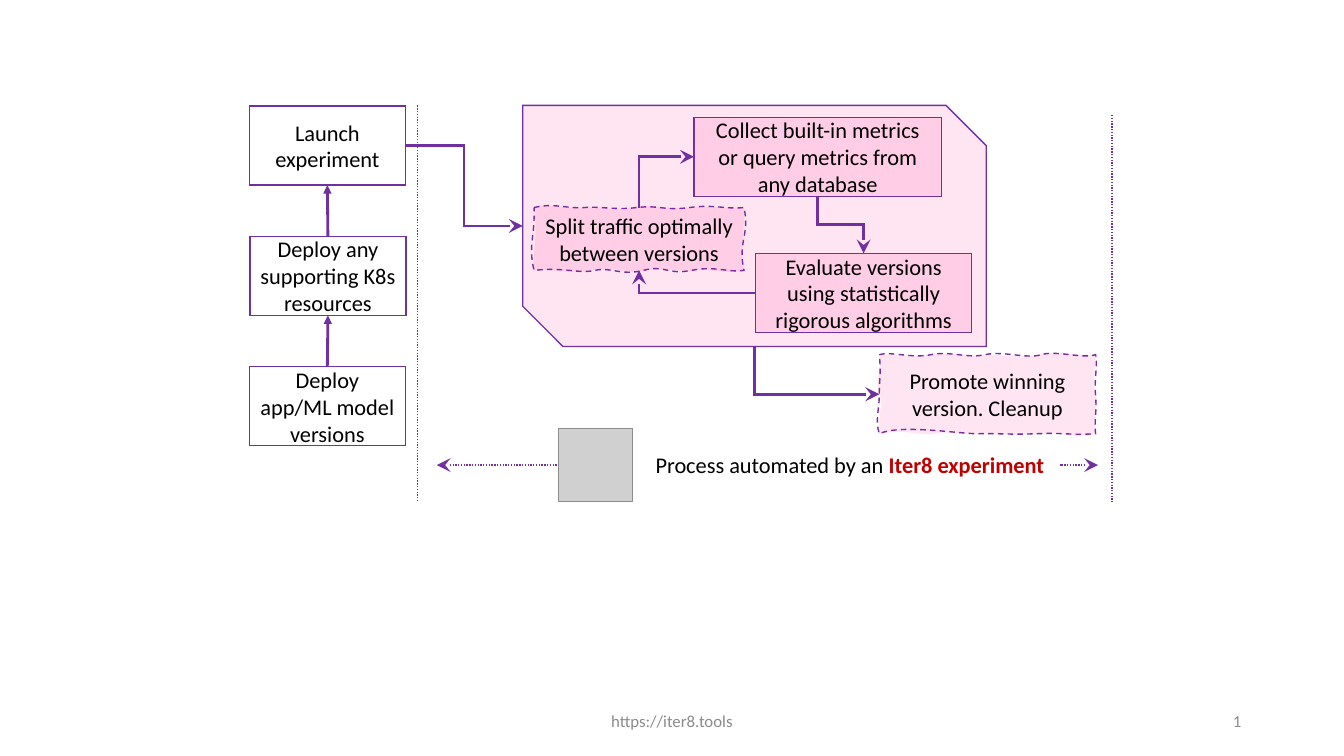
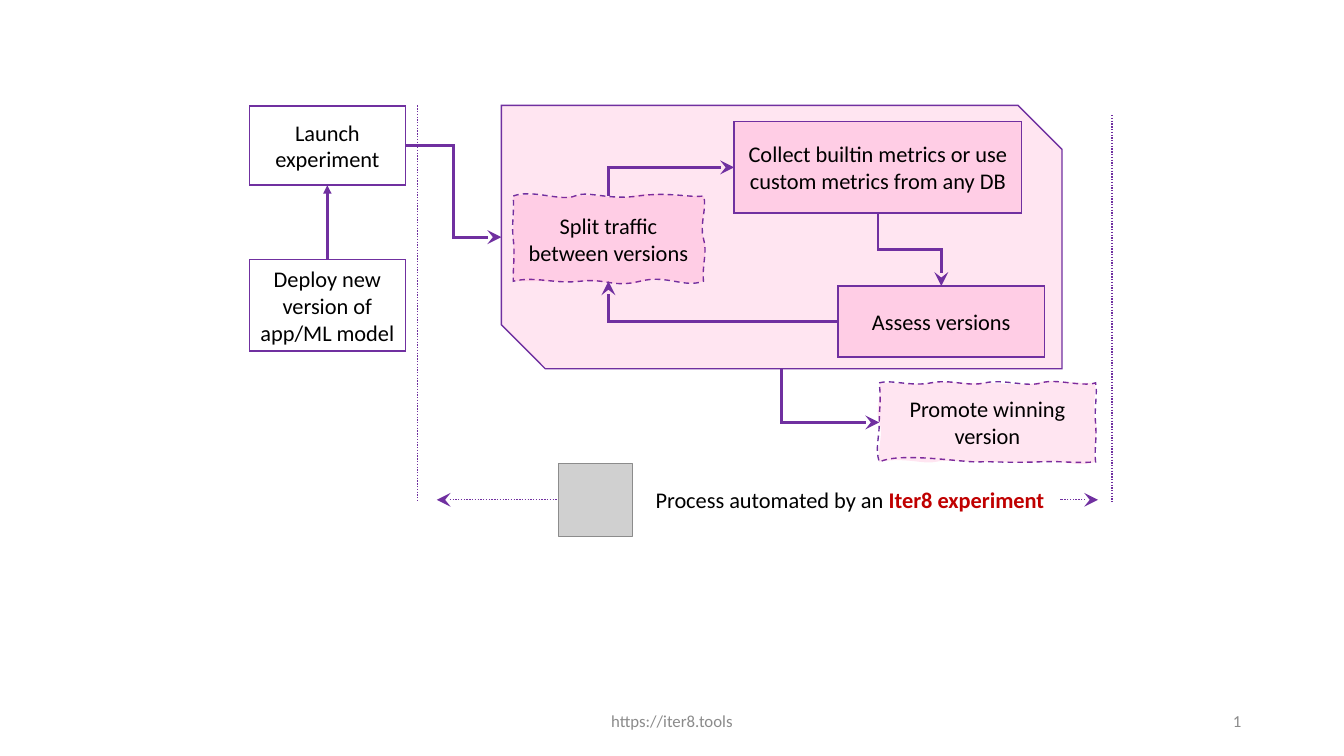
Before and after one commit to iter8-tools/iter8, a slide deck: slide 1 of mkdocs/docs/images/src/what-is-iter8.pptx. Drawn at 1344x756 pixels with LibreOffice and Linux fonts; fonts in the diff are those of the drawing; grey boxes stand for pictures. Boxes give left, top, right and bottom in pixels: in the first picture for what was removed or moved away, otherwise in the second. Text is boxed around its words. In the diff, an @@ line names an element or a change of style, - is before the commit and + after.

```diff
--- a/mkdocs/docs/images/src/what-is-iter8.pptx
+++ b/mkdocs/docs/images/src/what-is-iter8.pptx
@@ snip diag rect: place and size @@
-snip diag rect at [523,106,987,347]
+snip diag rect at [501,106,1062,369]
@@ elbow arrow moved from (405, 146) - (523, 226) to (405, 146) - (501, 237) @@
@@ rectangle "Collect builtin metrics or use ...": place and size @@
-rectangle "Collect builtin metrics or use ..." at [695,117,943,196]
+rectangle "Collect builtin metrics or use ..." at [734,122,1022,214]
@@ text in rectangle at [749,146,1007,193]: text changed @@
-Collect built-in metrics or query metrics from any database
+Collect builtin metrics or use custom metrics from any DB
@@ elbow arrow moved from (639, 208) - (695, 157) to (609, 196) - (734, 167) @@
@@ arrow moved from (328, 367) - (328, 316) to (328, 259) - (328, 186) @@
@@ arrow removed from (328, 237) to (328, 186) @@
@@ freeform shape "Split traffic between versions": place and size @@
-freeform shape "Split traffic between versions" at [534,208,744,270]
+freeform shape "Split traffic between versions" at [513,196,704,281]
@@ rectangle removed at [250,237,406,316] @@
-Deploy any supporting K8s resources
@@ text in freeform shape at [529,218,688,261]: text changed @@
-Split traffic optimally between versions
+Split traffic between versions
@@ elbow arrow moved from (818, 197) - (864, 253) to (878, 213) - (942, 286) @@
@@ rectangle "Deploy new version of app/ML ...": place and size @@
-rectangle "Deploy new version of app/ML ..." at [249,367,405,446]
+rectangle "Deploy new version of app/ML ..." at [249,259,405,351]
@@ text in rectangle at [260,271,395,345]: text changed @@
-Deploy app/ML model versions
+Deploy new version of app/ML model
@@ elbow arrow moved from (755, 293) - (639, 270) to (839, 322) - (609, 281) @@
@@ rectangle "Assess versions": place and size @@
-rectangle "Assess versions" at [755,253,972,332]
+rectangle "Assess versions" at [839,286,1046,357]
@@ text in rectangle at [872,314,1010,330]: text changed @@
-Evaluate versions using statistically rigorous algorithms
+Assess versions
@@ elbow arrow moved from (755, 347) - (879, 394) to (781, 369) - (879, 422) @@
@@ freeform shape "Promote winning version": place and size @@
-freeform shape "Promote winning version" at [879,355,1096,434]
+freeform shape "Promote winning version" at [879,383,1096,462]
@@ text in freeform shape at [910,401,1065,444]: text changed @@
-Promote winning version. Cleanup
+Promote winning version
@@ 2 arrows, 1 picture, 1 text: place and size @@
-2 arrows, 1 picture, 1 text at [437,429,1098,502]
+2 arrows, 1 picture, 1 text at [437,463,1098,536]
```
Also in this commit, not shown: 20 other files.
